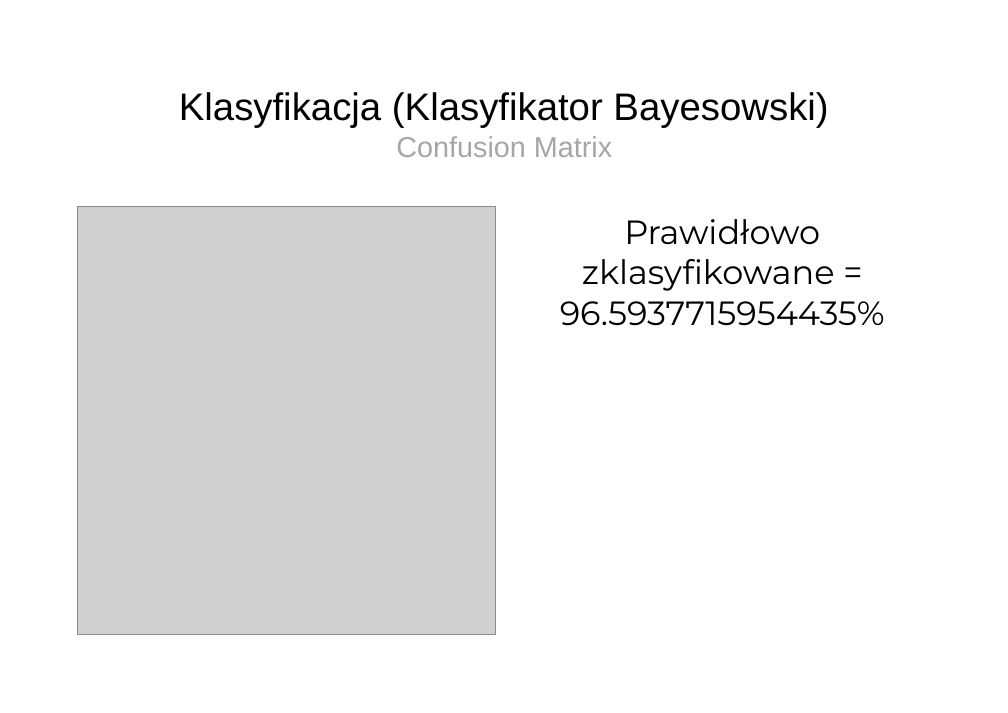
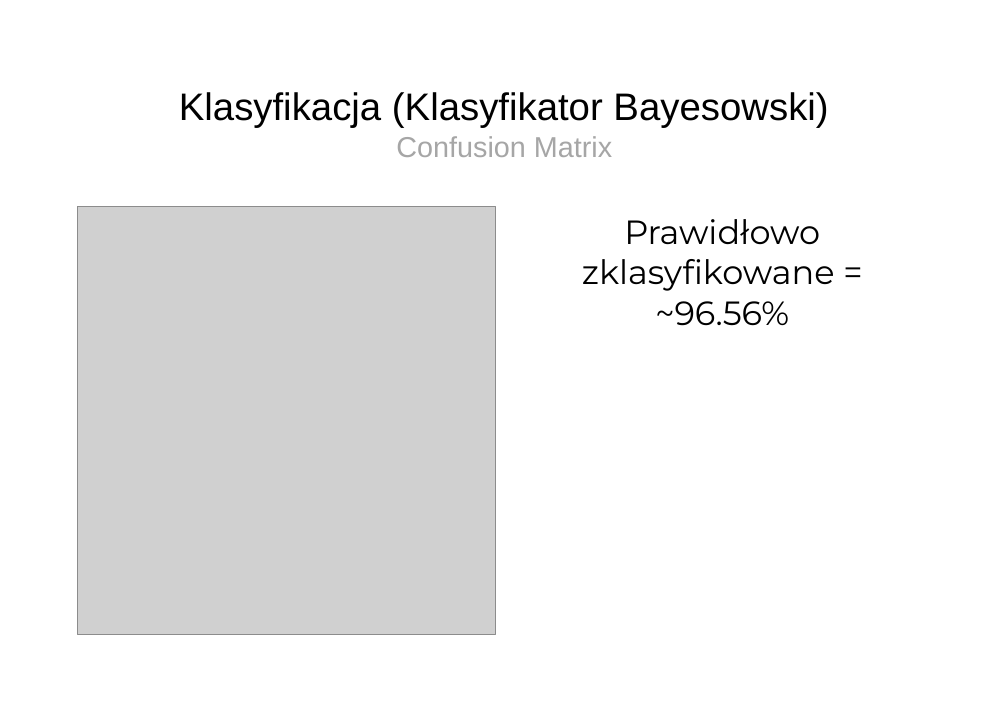
Before and after one commit to michalloska/DataExploration_Project, a slide deck: slide 20 of prezentacja.ppt (slide 18 before the commit). Drawn at 1008x713 pixels with LibreOffice and Linux fonts; fonts in the diff are those of the drawing; grey boxes stand for pictures; background and template pictures are left out. Boxes give left, top, right and bottom in pixels: in the first picture for what was removed or moved away, otherwise in the second. Text is boxed around its words. In the diff, an @@ line names an element or a change of style, - is before the commit and + after.

```diff
--- a/prezentacja.ppt
+++ b/prezentacja.ppt
@@ text at bbox=[582, 219, 835, 326]: text changed @@
-Prawidłowo zklasyfikowane = 96.5937715954435%
+Prawidłowo zklasyfikowane = ~96.56%
```
Also in this commit, not shown: 4 other slides changed, 6 slides added, 4 slides removed, 1 other file.
